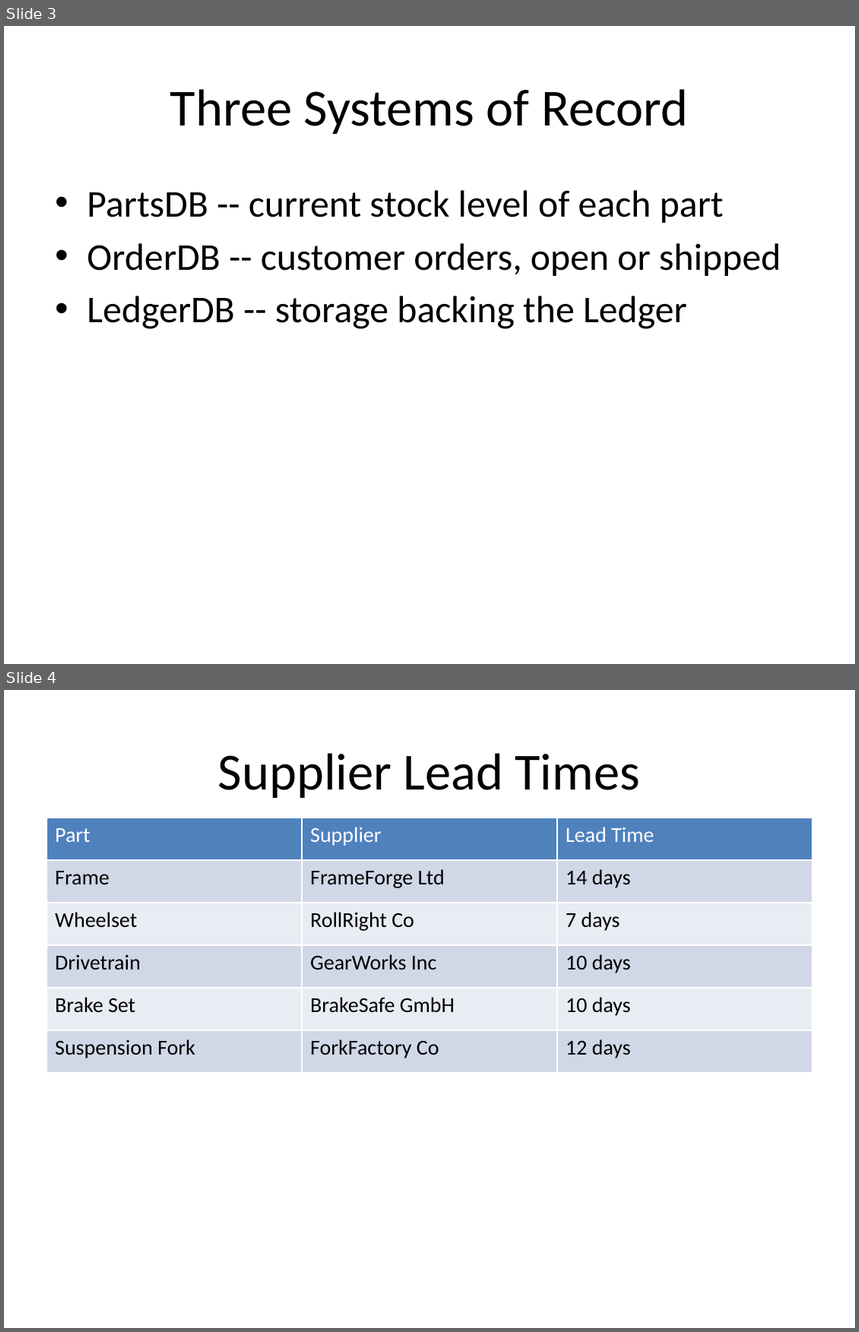
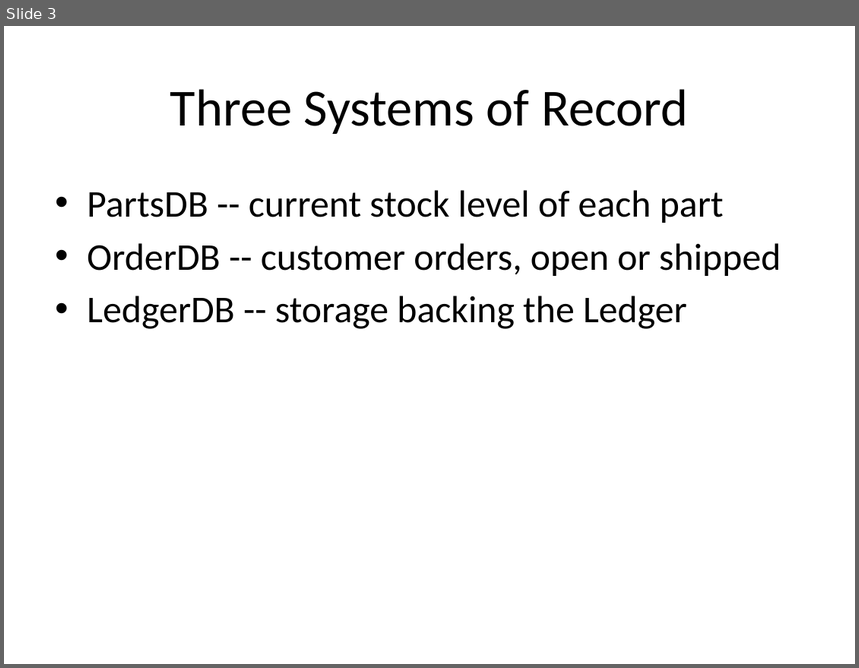
Before and after one commit to shuhan-ctrlcv/kb-test, a slide deck: docs/factory_overview.pptx. Shown one above the other, each under a label of ours: slides 3 and 4 before the commit, slide 3 after it. The pictures are 859x1332 and 859x668 pixels, drawn with LibreOffice and Linux fonts; fonts in the diff are those of the drawing. Boxes give left, top, right and bottom in pixels: in the first picture for what was removed or moved away, otherwise in the second. Text is boxed around its words. In the diff, an @@ line names an element or a change of style, - is before the commit and + after.

```diff
--- a/docs/factory_overview.pptx
+++ b/docs/factory_overview.pptx
@@ slide 4 removed at (4, 690, 855, 1328), background #FFFFFF @@
@@ title removed at (218, 753, 640, 798) @@
-Supplier Lead Times
@@ table removed at (47, 818, 813, 1073), 6 rows, 3 columns @@
-Part | Supplier | Lead Time
-Frame | FrameForge Ltd | 14 days
-Wheelset | RollRight Co | 7 days
-Drivetrain | GearWorks Inc | 10 days
-Brake Set | BrakeSafe GmbH | 10 days
-Suspension Fork | ForkFactory Co | 12 days
```
Also in this commit, not shown: 1 slide changed, 1 slide added, 30 other files.
